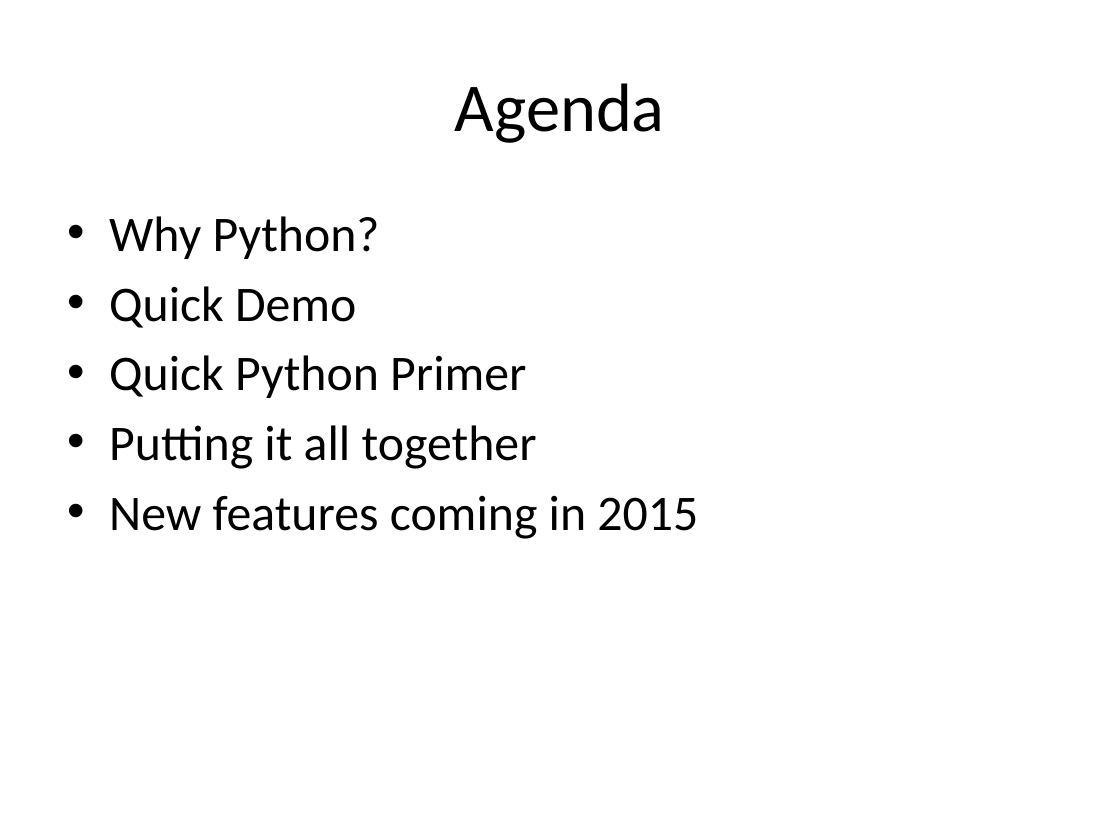
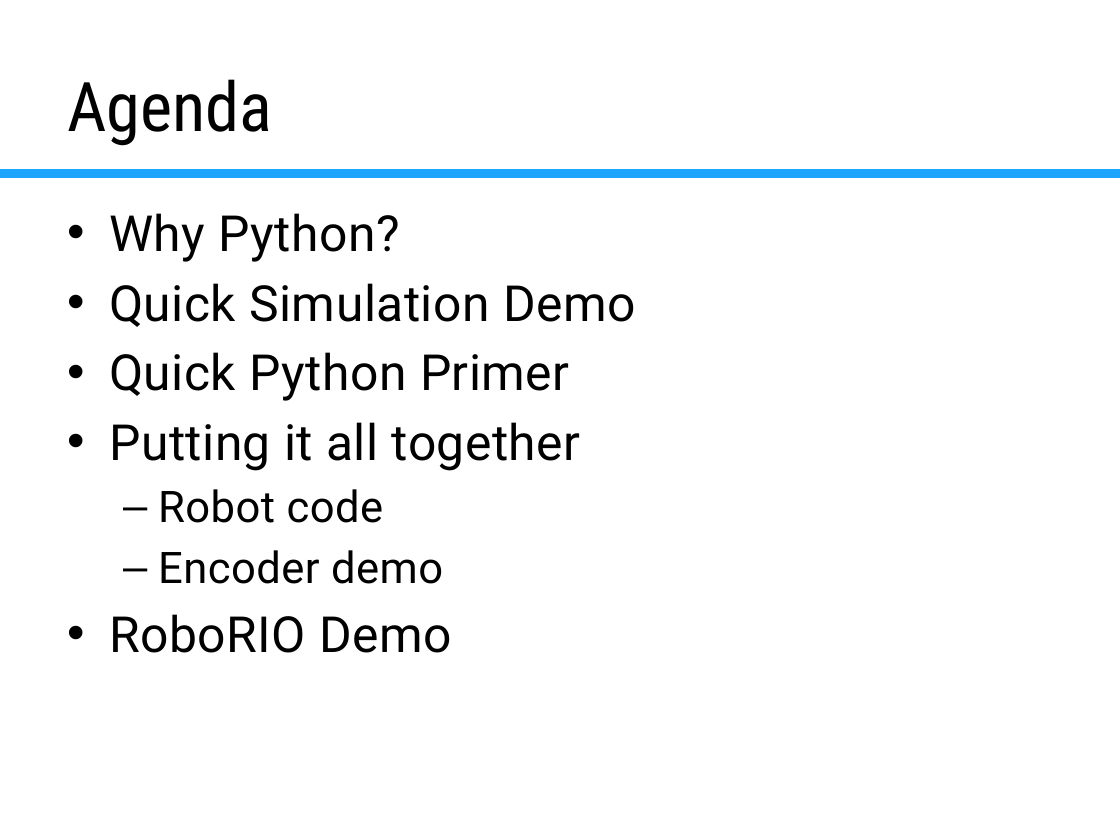
Before and after one commit to virtuald/frc-robotpy-workshop, a slide deck: slide 2 of pyfrc.pptx. Drawn at 1120x840 pixels with LibreOffice and Linux fonts; fonts in the diff are those of the drawing; background and template pictures are left out. Boxes give left, top, right and bottom in pixels: in the first picture for what was removed or moved away, otherwise in the second. Text is boxed around its words. In the diff, an @@ line names an element or a change of style, - is before the commit and + after.

```diff
--- a/pyfrc.pptx
+++ b/pyfrc.pptx
@@ title "Agenda" at [67, 79, 272, 146]: font Calibri to Roboto Condensed; alignment centre to left @@
@@ line added from (0, 174) to (1120, 174), #FFFFFF 6 pt @@
@@ text at [109, 213, 581, 471]: font Calibri to Roboto, letter spacing 0 to 0.3 pt in "Why Python?", "Quick Python Primer", "Putting it all together" @@
@@ text at [109, 283, 636, 327]: text changed; font Calibri to Roboto @@
-• Quick Demo
+• Quick Simulation Demo
@@ text at [109, 489, 452, 653]: text changed; size 32 to 28 pt; font Calibri to Roboto @@
-• New features coming in 2015
+  – Robot code
+  – Encoder demo
+• RoboRIO Demo
```
Also in this commit, not shown: 33 other slides changed, 9 slides added, 4 slides removed, 2 other files.
